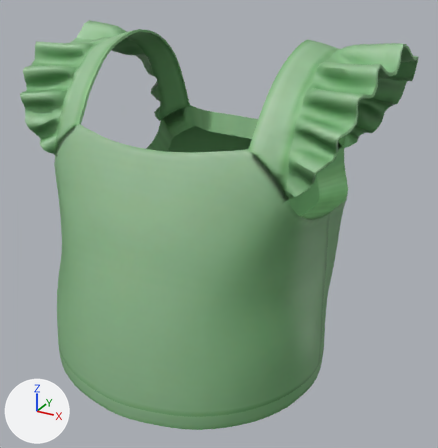
One commit to the glTF model src/main/webapp/resource/model/top14.glb: the scene before it, then after it.
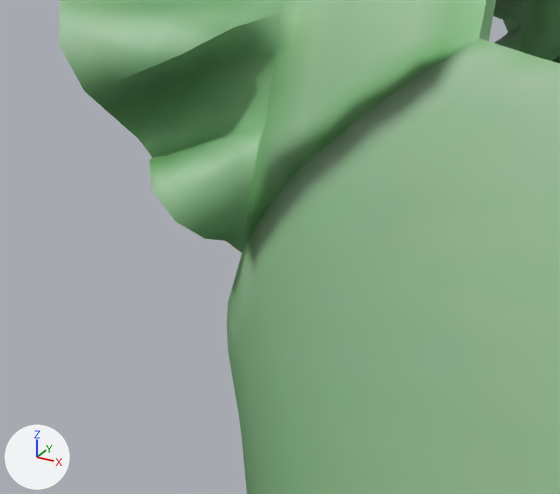
Each version is shown whole from a 50 mm camera at (0.1824, -0.3106, 0.7669) aimed at (0.0146, -0.0054, 0.6143), then close up from a 50 mm camera at (-0.0363, -0.1093, 0.6891) aimed at (-0.0692, -0.0496, 0.6592). Lighting does not change. The marker at lower left points along +X, +Y and +Z. Vertices at the same position are counted once.

Before the edit, the objects in view are built like this:
```python
me_geom_005 = bpy.data.meshes.new('geom.005')
me_geom_005.from_pydata(...)  # 4365 vertices, 8610 faces; spans x -0.114..0.114, y -0.098..0.083, z 0.527..0.727
me_geom_005.materials.append(mat_diffusemap)
ob_s4studio_mesh_1 = bpy.data.objects.new('s4studio_mesh_1', me_geom_005)
ob_s4studio_mesh_1.location = (0.0, 0.0, 0.0)
```
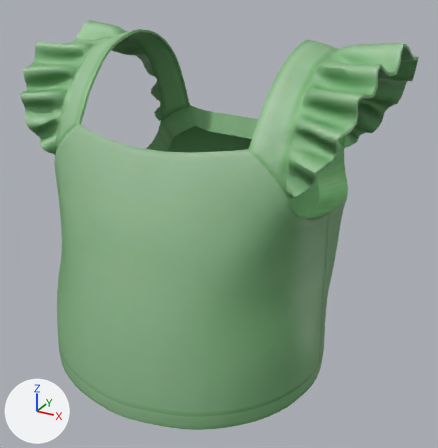
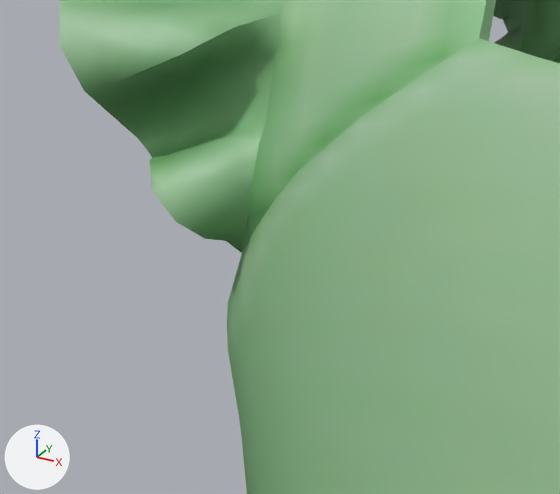
The newer file is also rescaled (x25.0), turned or shifted as a whole; pictures and numbers use the older file's frame.

The edits, one by one:
me_geom_005 is used by ob_s4studio_mesh_1; location (0.0, 0.0, 0.0).
me_geom_005 had 4365 vertices, 8610 faces and spanned x -0.114..0.114, y -0.098..0.083, z 0.527..0.727.
me_geom_005 now has 5731 vertices, 8610 faces and spans x -0.114..0.114, y -0.098..0.083, z 0.527..0.727.
me_geom_005 part 1: 1352 vertices added at x -0.114..0.114, y -0.098..0.083, z 0.527..0.727.

Location of each change, [x1, y1, x2, y2] in pixels of the close-ups (560 x 494 px):
part 1 of me_geom_005, added (green): after [59, 0, 560, 302]
